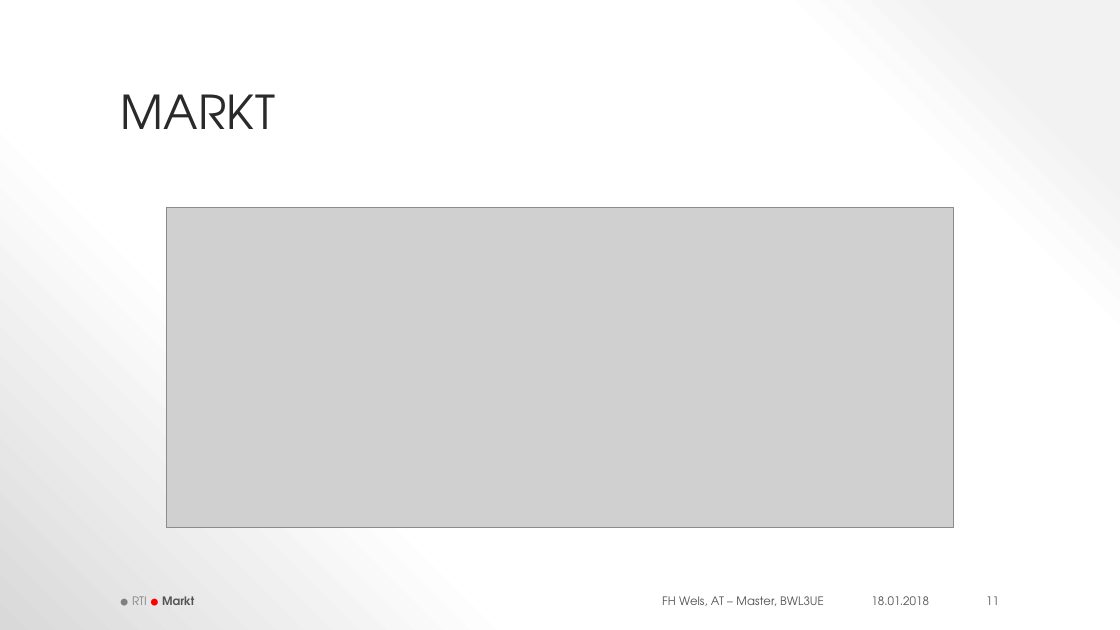
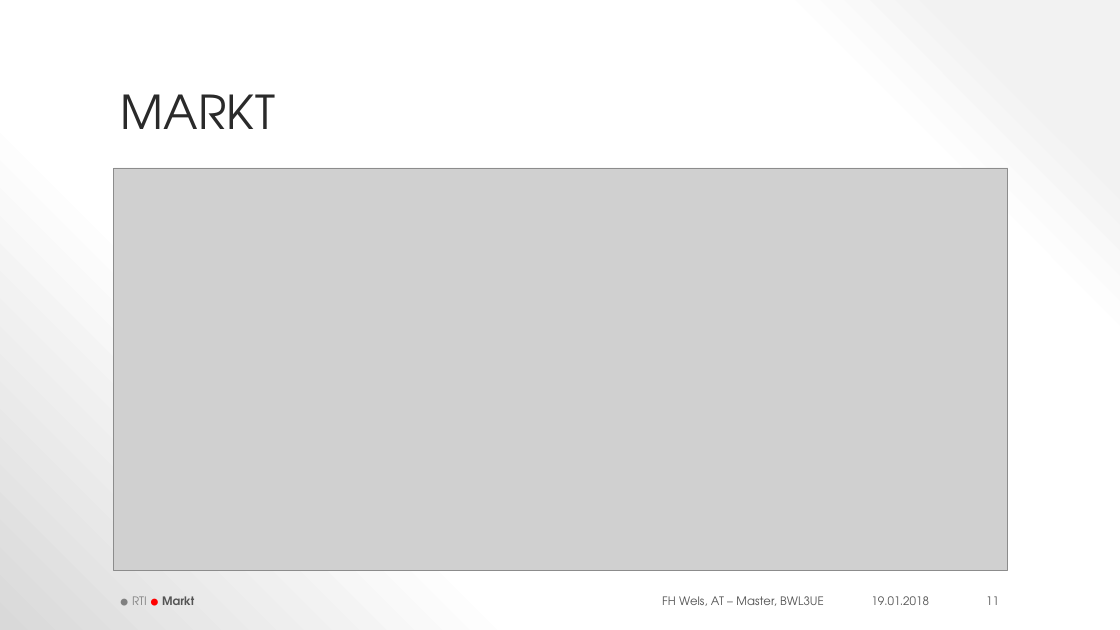
Before and after one commit to thunderbug1/BWL, a slide deck: slide 11 of Präsentation/RTI_Businessplan.pptx. Drawn at 1120x630 pixels with LibreOffice and Linux fonts; fonts in the diff are those of the drawing; grey boxes stand for pictures; background and template pictures are left out. Boxes give left, top, right and bottom in pixels: in the first picture for what was removed or moved away, otherwise in the second. Text is boxed around its words. In the diff, an @@ line names an element or a change of style, - is before the commit and + after.

```diff
--- a/Präsentation/RTI_Businessplan.pptx
+++ b/Präsentation/RTI_Businessplan.pptx
@@ picture resized from (x1=166, y1=207, x2=954, y2=527) to (x1=114, y1=168, x2=1008, y2=570) @@
@@ text at (x1=871, y1=596, x2=929, y2=605): text changed @@
-18.01.2018
+19.01.2018
```
Also in this commit, not shown: 26 other slides changed, 1 slide added, 3 other files.
